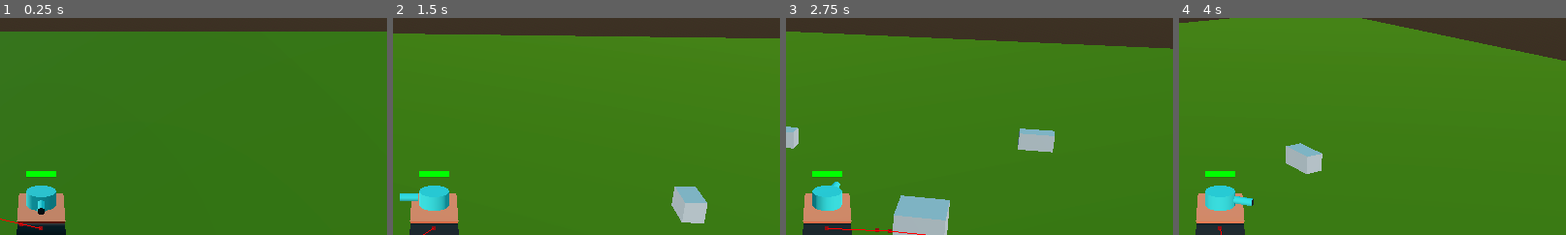
Above: before the commit, frames 1-4 (left to right).
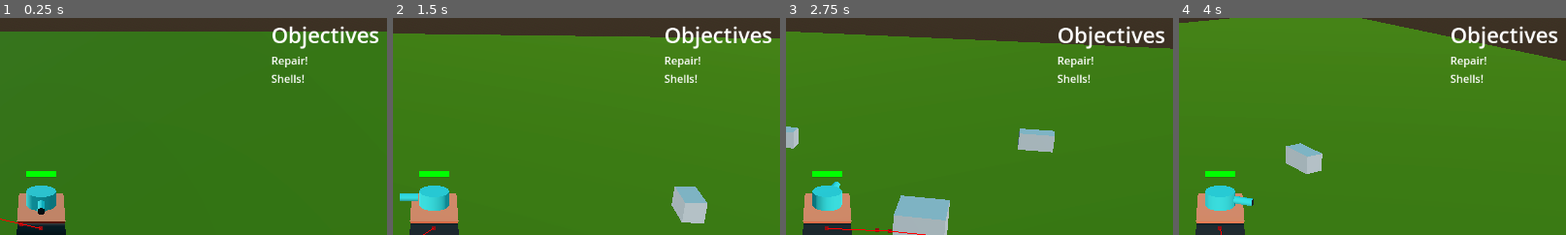
Above: after the commit, the same moments.

Repository: basavarajMHubli/GeoTanks
Game: Godot game, scene res://scenes/level_1.tscn
Two runs of this game, one before a commit and one after it. Both use one fixed random seed, a clock stepped at 60 frames per second and the inputs below.
Inputs (mouse positions are % of the whole screen's width and height, from its top left):
- Up to frame 1 (0.25 s): no input
- Up to frame 2 (1.5 s): move the mouse to (72, 45) at 0.52 s; hold D (turn_right) 0.53-1.28 s; click (72, 45) at 0.6 s; move the mouse to (30, 55) at 1.27 s; hold S (move_backward) from 1.28 s (still down); tap E (interact) at 1.35 s
- Up to frame 3 (2.75 s): move the mouse to (60, 28) at 2.02 s; release S (move_backward) at 2.03 s; hold D (turn_right) from 2.03 s (still down); click (60, 28) at 2.1 s
- Up to frame 4 (4 s): move the mouse to (45, 70) at 2.77 s; release D (turn_right) at 2.78 s; hold W (move_forward) 2.78-3.53 s; tap E (interact) at 2.85 s; move the mouse to (80, 65) at 3.52 s; hold A (turn_left) from 3.53 s (still down); click (80, 65) at 3.6 s
The pictures show only the part of the screen within x 45-95%, y 4-54%; the shares and areas given below are measured in that part.

The runs differ from the first frame. In frame 1, 1.5% of the frame differs, in the area x 70-98%, y 3-30%; in frame 2, 1.5%; in frame 3, 1.5%; in frame 4, 1.5%.

Commit message:
UI: Added UI for objective system

Diff:
--- /dev/null
+++ b/UI/UIManager.gd
@@ -0,0 +1,18 @@
+extends Control
+
+@onready var obj_v_box_container = $CanvasLayer/ObjectiveVBoxContainer
+
+
+func display_obj(obj_text):
+	var label = Label.new()
+	label.text = obj_text
+	obj_v_box_container.add_child(label)
+	print("UIManager: Displayed obj " + obj_text)
+
+
+func remove_obj(obj_text):
+	print("UIManager: Removing obj " + obj_text)
+	for child in obj_v_box_container.get_children():
+		if child is Label:
+			if child.text == obj_text:
+				child.modulate = Color.GRAY
--- /dev/null
+++ b/UI/UIManager.tscn
@@ -0,0 +1,29 @@
+[gd_scene load_steps=2 format=3 uid="uid://brdii2oj2mghv"]
+
+[ext_resource type="Script" path="res://UI/UIManager.gd" id="1_yi00g"]
+
+[node name="UIManager" type="Control"]
+layout_mode = 3
+anchors_preset = 15
+anchor_right = 1.0
+anchor_bottom = 1.0
+grow_horizontal = 2
+grow_vertical = 2
+script = ExtResource("1_yi00g")
+
+[node name="CanvasLayer" type="CanvasLayer" parent="."]
+
+[node name="ObjectiveVBoxContainer" type="VBoxContainer" parent="CanvasLayer"]
+anchors_preset = 11
+anchor_left = 1.0
+anchor_right = 1.0
+anchor_bottom = 1.0
+offset_left = -234.0
+offset_top = 30.0
+grow_horizontal = 0
+grow_vertical = 2
+
+[node name="Label" type="Label" parent="CanvasLayer/ObjectiveVBoxContainer"]
+layout_mode = 2
+theme_override_font_sizes/font_size = 32
+text = "Objectives"
--- a/objectives/ObjectiveManager.gd
+++ b/objectives/ObjectiveManager.gd
@@ -10,7 +10,7 @@
 func register(obj):
 	print("ObjectiveManager: registering ", obj["id"])
 	objectives.append(obj)
-	print(obj)
+	UIManager.display_obj(obj["name"])
 
 
 func complete(obj_id):
@@ -19,6 +19,7 @@
 	for obj in objectives:
 		if obj["id"] == obj_id:
 			objectives.erase(obj)
+			UIManager.remove_obj(obj["name"])
 
 	if objectives.is_empty():
 		print("ObjectiveManager: All objective completed")
--- a/objectives/objective.gd
+++ b/objectives/objective.gd
@@ -9,7 +9,6 @@
 
 # Called when the node enters the scene tree for the first time.
 func _ready():
-	connect("obj_complete", Callable(ObjectiveManager, "complete"))
 	ObjectiveManager.register(obj)
 
 
--- a/project.godot
+++ b/project.godot
@@ -18,6 +18,7 @@
 [autoload]
 
 ObjectiveManager="*res://objectives/ObjectiveManager.gd"
+UIManager="*res://UI/UIManager.tscn"
 
 [filesystem]
 
